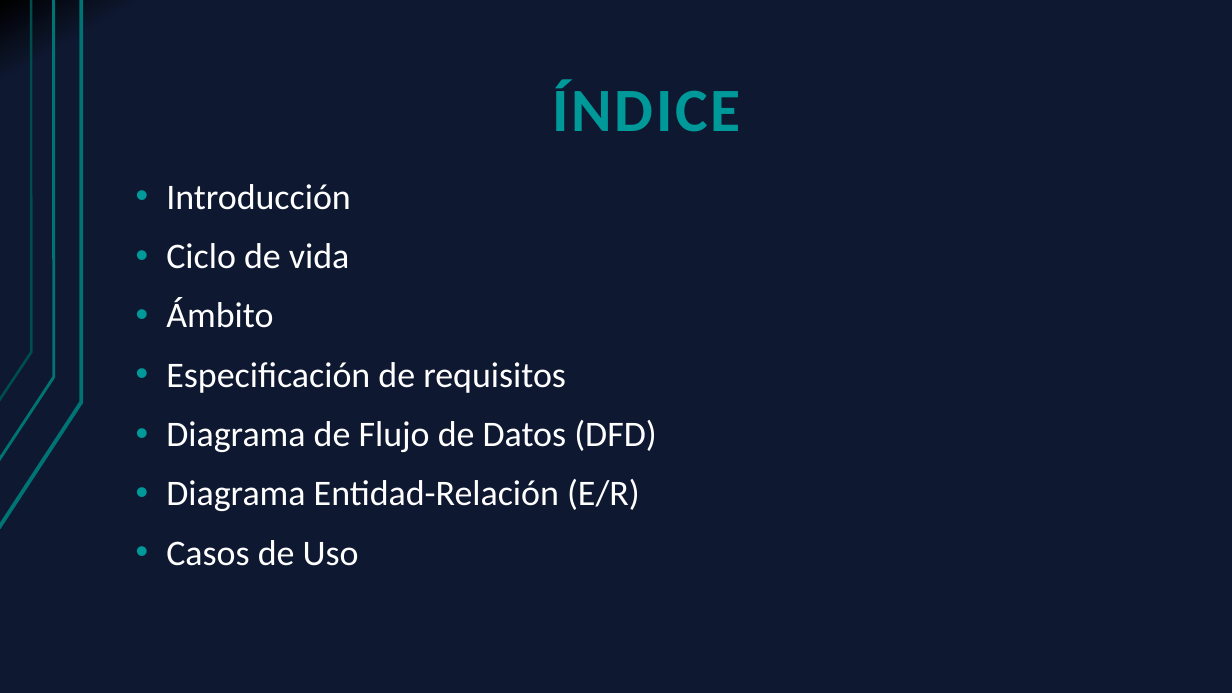
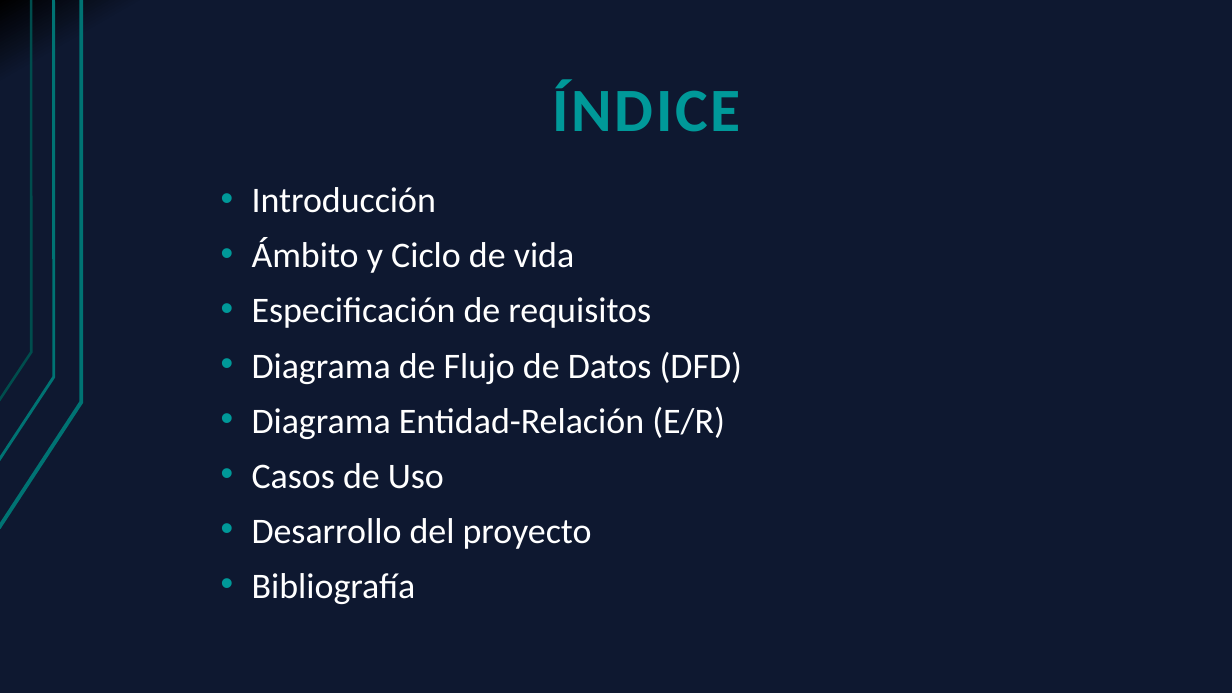
Before and after one commit to Cristoto/FederacionInformes, a slide deck: slide 2 of doc/Presentación/Generador de informes RFESS.pptx. Drawn at 1232x693 pixels with LibreOffice and Linux fonts; fonts in the diff are those of the drawing. Boxes give left, top, right and bottom in pixels: in the first picture for what was removed or moved away, otherwise in the second. Text is boxed around its words. In the diff, an @@ line names an element or a change of style, - is before the commit and + after.

```diff
--- a/doc/Presentación/Generador de informes RFESS.pptx
+++ b/doc/Presentación/Generador de informes RFESS.pptx
@@ text "Introducción": place and size @@
-text "Introducción" at [166,184,657,566]
+text "Introducción" at [252,187,743,604]
@@ text at [252,187,743,489]: line spacing 0.9 to 0.8 @@
@@ text at [252,238,575,273]: text changed @@
-• Ciclo de vida
-• Ámbito
+• Ámbito y Ciclo de vida
@@ text at [252,518,592,604]: paragraphs added @@
+• Desarrollo del proyecto
+• Bibliografía
```
Also in this commit, not shown: 4 other slides changed, 1 other file.
